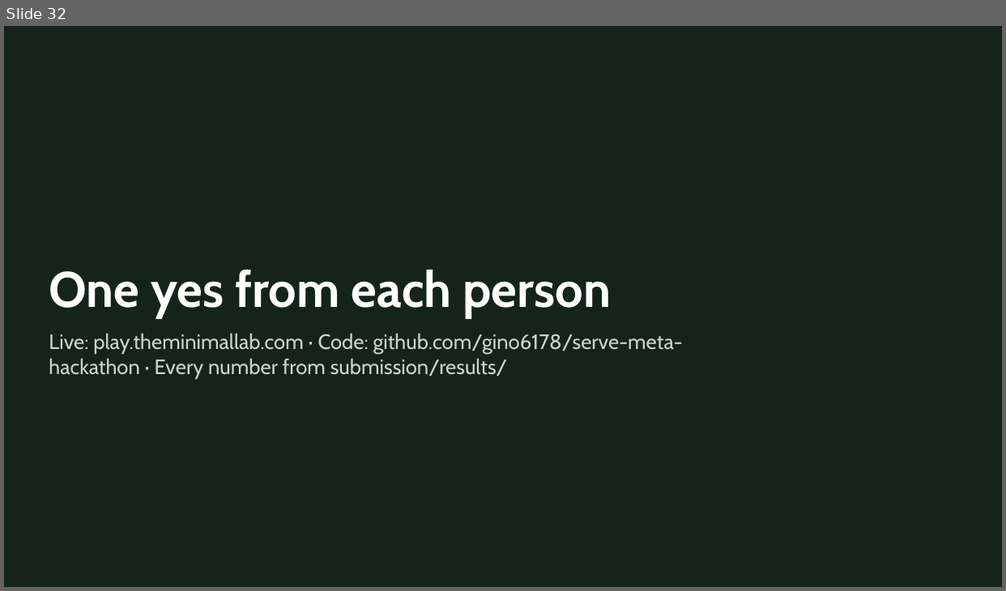
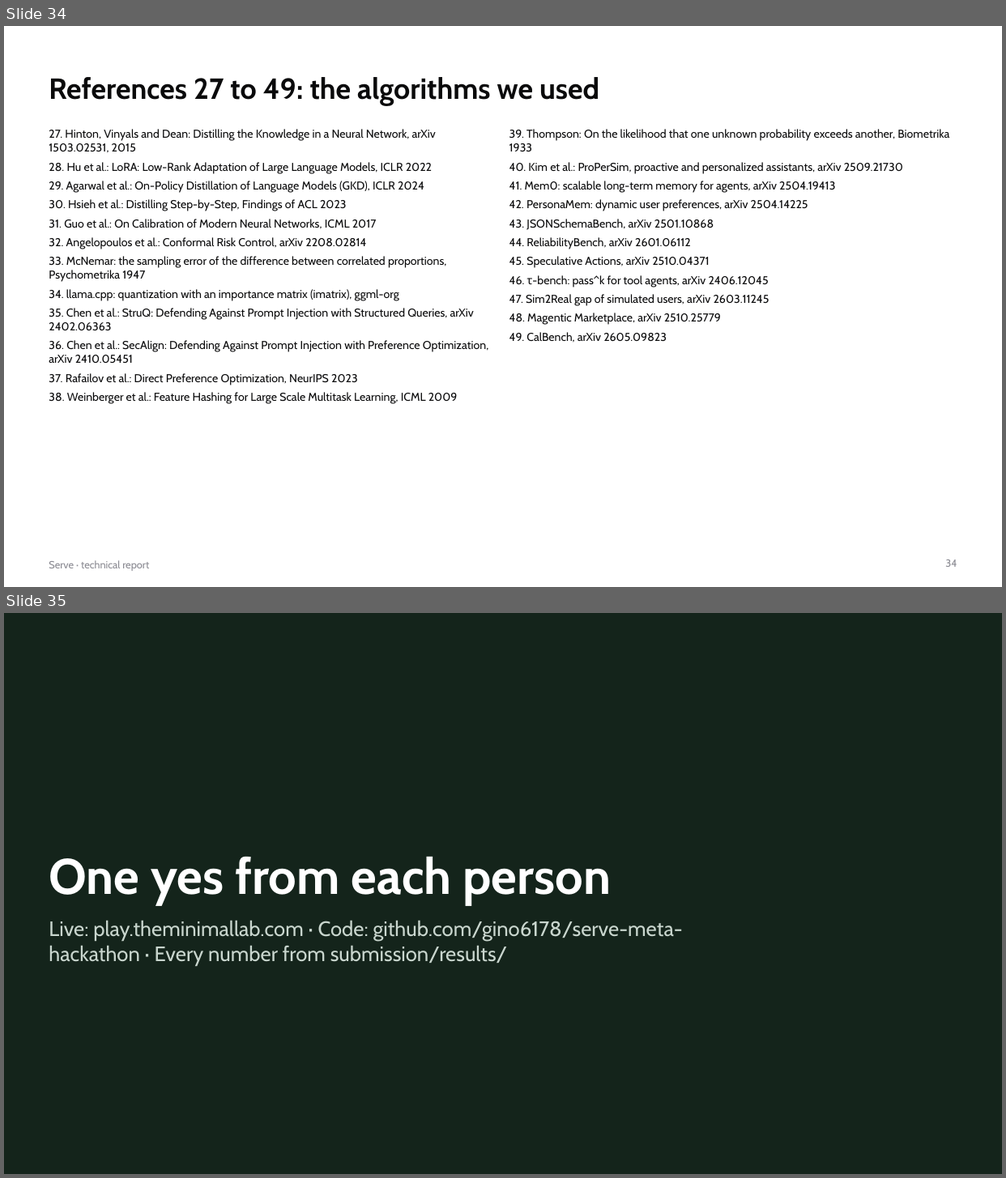
Before and after one commit to gino6178/serve-meta-hackathon, a slide deck: submission/pdf/serve_technical_report.pptx. Shown one above the other, each under a label of ours: slide 32 before the commit, slides 34 and 35 after it. The pictures are 1006x591 and 1006x1178 pixels, drawn with LibreOffice and Linux fonts; fonts in the diff are those of the drawing. Boxes give left, top, right and bottom in pixels: in the first picture for what was removed or moved away, otherwise in the second. Text is boxed around its words. In the diff, an @@ line names an element or a change of style, - is before the commit and + after.

```diff
--- a/submission/pdf/serve_technical_report.pptx
+++ b/submission/pdf/serve_technical_report.pptx
@@ slide 34 added at (x1=4, y1=26, x2=1002, y2=587), background #FFFFFF @@
@@ title added at (x1=49, y1=77, x2=599, y2=106), 28 pt, text #0A0A0B, bold @@
+References 27 to 49: the algorithms we used
@@ text added at (x1=49, y1=129, x2=489, y2=404), 11 pt, text #0A0A0B @@
+27. Hinton, Vinyals and Dean: Distilling the Knowledge in a Neural Network, arXiv 1503.02531, 2015
+28. Hu et al.: LoRA: Low-Rank Adaptation of Large Language Models, ICLR 2022
+29. Agarwal et al.: On-Policy Distillation of Language Models (GKD), ICLR 2024
+30. Hsieh et al.: Distilling Step-by-Step, Findings of ACL 2023
+31. Guo et al.: On Calibration of Modern Neural Networks, ICML 2017
+32. Angelopoulos et al.: Conformal Risk Control, arXiv 2208.02814
+33. McNemar: the sampling error of the difference between correlated proportions, Psychometrika 1947
+34. llama.cpp: quantization with an importance matrix (imatrix), ggml-org
+35. Chen et al.: StruQ: Defending Against Prompt Injection with Structured Queries, arXiv 2402.06363
+36. Chen et al.: SecAlign: Defending Against Prompt Injection with Preference Optimization, arXiv 2410.05451
+37. Rafailov et al.: Direct Preference Optimization, NeurIPS 2023
+38. Weinberger et al.: Feature Hashing for Large Scale Multitask Learning, ICML 2009
@@ text added at (x1=509, y1=129, x2=949, y2=343), 11 pt, text #0A0A0B @@
+39. Thompson: On the likelihood that one unknown probability exceeds another, Biometrika 1933
+40. Kim et al.: ProPerSim, proactive and personalized assistants, arXiv 2509.21730
+41. Mem0: scalable long-term memory for agents, arXiv 2504.19413
+42. PersonaMem: dynamic user preferences, arXiv 2504.14225
+43. JSONSchemaBench, arXiv 2501.10868
+44. ReliabilityBench, arXiv 2601.06112
+45. Speculative Actions, arXiv 2510.04371
+46. τ-bench: pass^k for tool agents, arXiv 2406.12045
+47. Sim2Real gap of simulated users, arXiv 2603.11245
+48. Magentic Marketplace, arXiv 2510.25779
+49. CalBench, arXiv 2605.09823
@@ page number added at (x1=945, y1=560, x2=957, y2=567), 10 pt, text #8A8A92 @@
+34
@@ text added at (x1=49, y1=561, x2=149, y2=571), 10 pt, text #8A8A92 @@
+Serve · technical report
@@ what was slide 32 is now slide 35 @@
```
Also in this commit, not shown: 4 slides changed, 2 other slides added, 1 other file.
